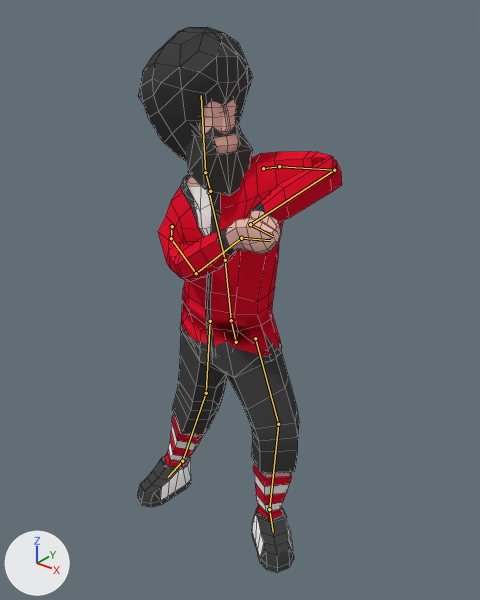
Before and after pictures for a commit that changed the Blender file Project_Golf/Assets/Blends/Char/char.blend.
One viewpoint serves both versions: a 50 mm camera at (14.9, -18.1, 20.0) aimed at (0.9, -0.6, 9.1). Lighting does not change. The marker at lower left points along +X, +Y and +Z. Both versions are drawn at frame 23 of the action 'Swing'; the numbers are the values there. The bones that bend it are drawn over the model as lines. Mesh edges are drawn as thin lines.
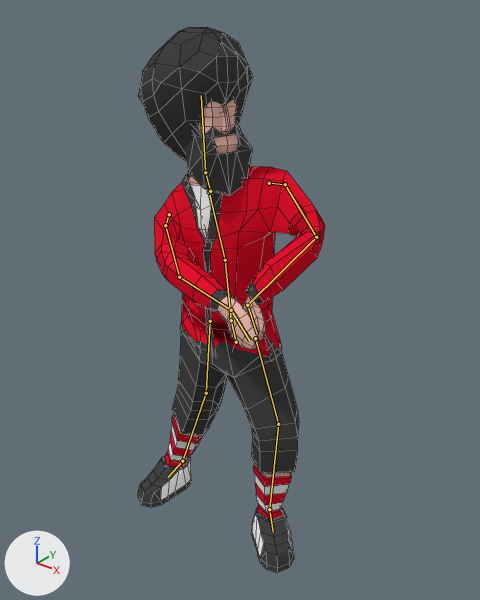
What the commit changed:
Bone 'Arm_L' (bone_arm_l) moves from (-0.23, -0.2, -0.91) to (0.02, 0.12, -0.56).
Bone 'Arm_L' (bone_arm_l) turns from (-23, -3, 6) to (-16, 7, -6) degrees about its own x, y and z.
Bone 'Arm_Upper_L' (bone_arm_upper_l) turns from (-30, -6, -19) to (-49, 0, 2) degrees about its own x, y and z.
Bone 'Arm_Lower_L' (bone_arm_lower_l) turns from (115, 9, -1) to (97, 40, 35) degrees about its own x, y and z.
Bone 'Hand_L' (bone_hand_l) turns from (-136, 19, 94) to (33, 174, -59) degrees about its own x, y and z.
Bone 'Arm_R' (bone_arm_r) moves from (-1.19, -0.14, 0.57) to (-0.79, -0.19, 0.38).
Bone 'Arm_R' (bone_arm_r) turns from (31, -34, 21) to (30, -25, 13) degrees about its own x, y and z.
Bone 'Arm_Upper_R' (bone_arm_upper_r) turns from (-58, -5, -55) to (-54, -4, -47) degrees about its own x, y and z.
Bone 'Arm_Lower_R' (bone_arm_lower_r) turns from (14, 21, 52) to (1, 19, 28) degrees about its own x, y and z.

Where the change shows, as pixel boxes [x1, y1, x2, y2] in the pictures (480 x 600 px):
'Cube', posed (8% narrower)
    before: [138, 27, 342, 573]
    after: [138, 27, 325, 573]
bone 'Arm_L', root to tip
    before: (263, 168) to (279, 166)
    after: (269, 183) to (285, 184)
bone 'Arm_Upper_L', root to tip
    before: (279, 166) to (334, 170)
    after: (285, 184) to (316, 237)
bone 'Arm_Lower_L', root to tip
    before: (334, 170) to (250, 224)
    after: (316, 237) to (247, 305)
bone 'Hand_L', root to tip
    before: (250, 224) to (273, 236)
    after: (247, 305) to (257, 334)
bone 'Arm_R', root to tip
    before: (172, 226) to (171, 238)
    after: (169, 214) to (165, 225)
bone 'Arm_Upper_R', root to tip
    before: (171, 238) to (196, 273)
    after: (165, 225) to (179, 277)
bone 'Arm_Lower_R', root to tip
    before: (196, 273) to (241, 238)
    after: (179, 277) to (231, 310)
